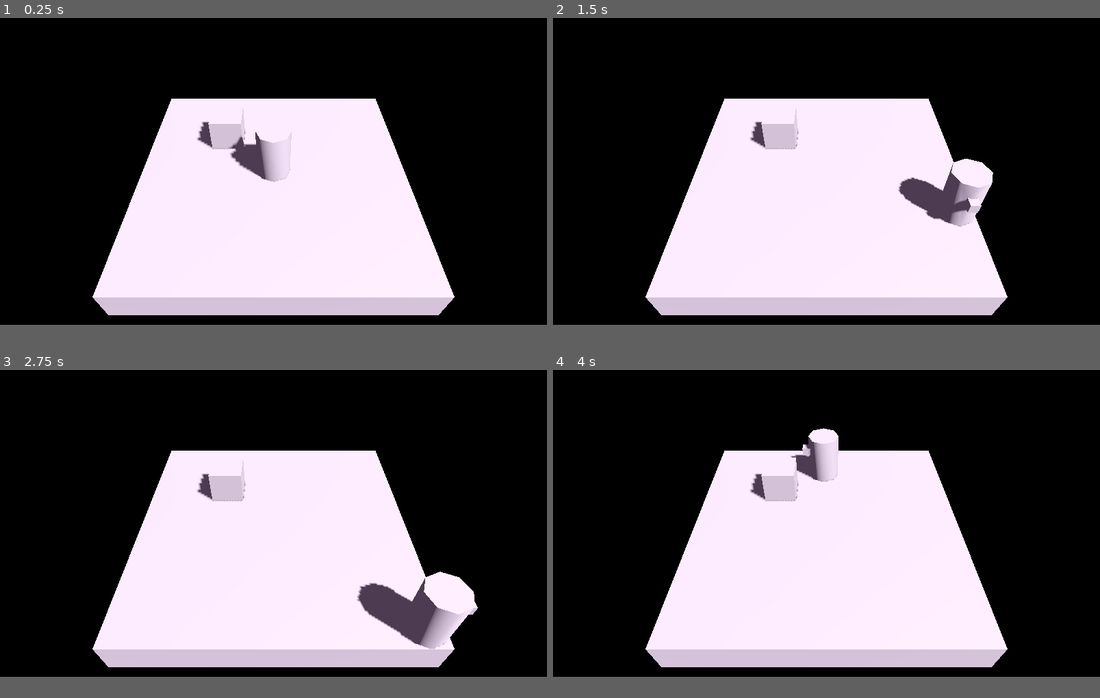
Above: before the commit, frames 1-4 (two rows, left to right).
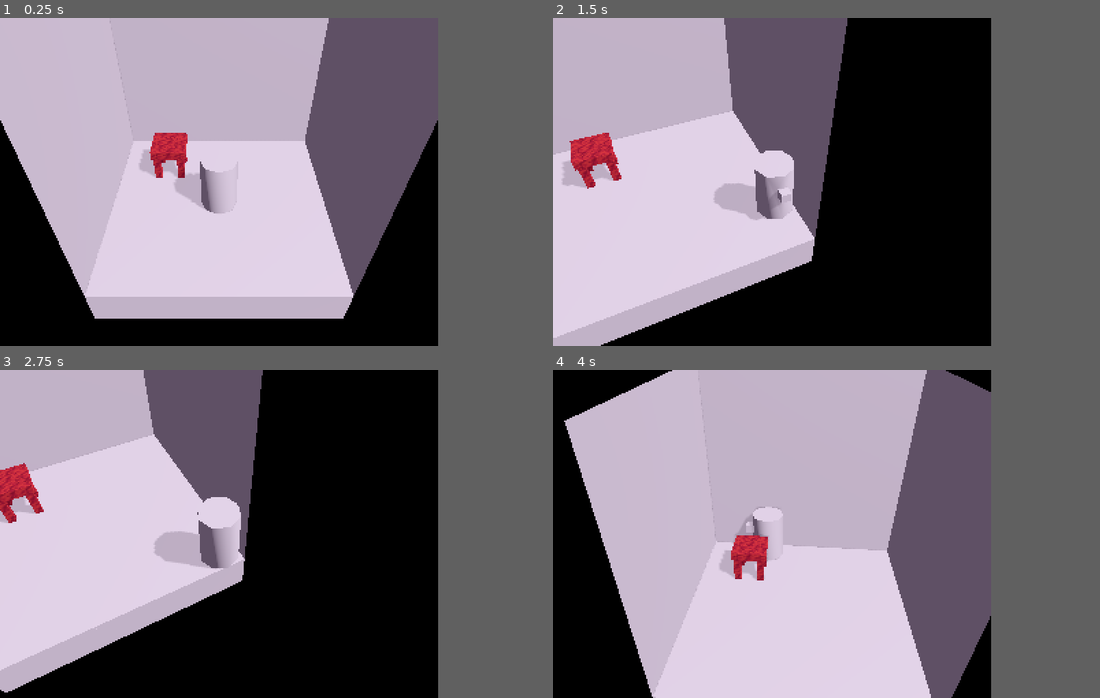
Above: after the commit, the same moments.

Repository: TaelsDaFoox/cave-gamering
Game: Godot game, scene res://world.tscn
Two runs of this game, one before a commit and one after it. Both use one fixed random seed, a clock stepped at 60 frames per second and the inputs below.
Inputs:
- Up to frame 1 (0.25 s): no input
- Up to frame 2 (1.5 s): tap Enter at 0.5 s; hold D (right) 0.53-1.28 s; tap Alt at 0.6 s; tap Space at 1.25 s; hold S (backward) from 1.28 s (still down); tap Shift at 1.35 s
- Up to frame 3 (2.75 s): tap Enter at 2 s; release S (backward) at 2.03 s; hold D (right) from 2.03 s (still down); tap Alt at 2.1 s
- Up to frame 4 (4 s): tap Space at 2.75 s; release D (right) at 2.78 s; hold W (forward) 2.78-3.53 s; tap Shift at 2.85 s; hold A (left) from 3.53 s (still down); tap Alt at 3.6 s
In our replay, the window is 799x449 before the commit and 640x480 after it. These sizes can differ from the game's own. Grey fills any space a smaller window leaves; there, only what the larger window draws over its background counts as a difference.

The runs differ from the first frame. In frame 1, 64% of the frame differs, in the area x 0-84%, y 0-92%; in frame 2, 65%; in frame 3, 63%; in frame 4, 66%, in the area x 2-84%, y 0-100%.

Commit message:
added table, revised graphics+controls
basic table model added, switched to n64 screen resolution and added arrow keys to input map

Diff:
--- /dev/null
+++ b/materials/wood.tres
@@ -0,0 +1,9 @@
+[gd_resource type="StandardMaterial3D" load_steps=2 format=3 uid="uid://b0myihekckful"]
+
+[ext_resource type="Texture2D" uid="uid://do4oasluwcb5c" path="res://textures/dirt.png" id="1_01q1h"]
+
+[resource]
+albedo_texture = ExtResource("1_01q1h")
+metallic_specular = 0.0
+uv1_scale = Vector3(1.5, 1.5, 1.5)
+uv1_triplanar = true
--- a/objects/player.gd
+++ b/objects/player.gd
@@ -5,7 +5,7 @@
 func _physics_process(delta: float) -> void:
 	var input_dir = Input.get_vector("left","right","forward","backward")
 	if input_dir:
-		model.rotation.y=-input_dir.angle()-PI/2
+		model.rotation.y=lerp_angle(model.rotation.y,-input_dir.angle()-PI/2,delta*20)
 	#input_dir = input_dir.rotated(-camera.rotation.y)
 	velocity.x=input_dir.x*move_speed
 	velocity.z=input_dir.y*move_speed
--- a/objects/player.tscn
+++ b/objects/player.tscn
@@ -3,6 +3,7 @@
 [ext_resource type="Script" uid="uid://cvkxojtn5i24h" path="res://objects/player.gd" id="1_eqqp1"]
 
 [sub_resource type="CapsuleShape3D" id="CapsuleShape3D_bxedw"]
+radius = 0.45
 height = 1.5
 
 [node name="Player" type="CharacterBody3D"]
--- /dev/null
+++ b/objects/table.tscn
@@ -0,0 +1,37 @@
+[gd_scene load_steps=3 format=3 uid="uid://de7nkc2yfqg7"]
+
+[ext_resource type="Material" uid="uid://b0myihekckful" path="res://materials/wood.tres" id="1_nf3pd"]
+
+[sub_resource type="BoxShape3D" id="BoxShape3D_dgfkv"]
+
+[node name="Table" type="Node3D"]
+
+[node name="Top" type="CSGBox3D" parent="."]
+transform = Transform3D(1, 0, 0, 0, 1, 0, 0, 0, 1, 0, 0.3736558, 0)
+size = Vector3(1, 0.25, 1)
+material = ExtResource("1_nf3pd")
+
+[node name="Leg" type="CSGBox3D" parent="."]
+transform = Transform3D(1, 0, 0, 0, 1, 0, 0, 0, 1, -0.35, -0.0116811525, 0.35)
+size = Vector3(0.2, 0.9786377, 0.2)
+material = ExtResource("1_nf3pd")
+
+[node name="Leg2" type="CSGBox3D" parent="."]
+transform = Transform3D(1, 0, 0, 0, 1, 0, 0, 0, 1, 0.35, -0.012, 0.35)
+size = Vector3(0.2, 0.9786377, 0.2)
+material = ExtResource("1_nf3pd")
+
+[node name="Leg3" type="CSGBox3D" parent="."]
+transform = Transform3D(1, 0, 0, 0, 1, 0, 0, 0, 1, -0.35, -0.0116811525, -0.35)
+size = Vector3(0.2, 0.9786377, 0.2)
+material = ExtResource("1_nf3pd")
+
+[node name="Leg4" type="CSGBox3D" parent="."]
+transform = Transform3D(1, 0, 0, 0, 1, 0, 0, 0, 1, 0.35, -0.012, -0.35)
+size = Vector3(0.2, 0.9786377, 0.2)
+material = ExtResource("1_nf3pd")
+
+[node name="StaticBody3D" type="StaticBody3D" parent="."]
+
+[node name="CollisionShape3D" type="CollisionShape3D" parent="StaticBody3D"]
+shape = SubResource("BoxShape3D_dgfkv")
--- a/project.godot
+++ b/project.godot
@@ -15,6 +15,13 @@
 config/features=PackedStringArray("4.5", "GL Compatibility")
 config/icon="res://icon.svg"
 
+[display]
+
+window/size/viewport_width=320
+window/size/viewport_height=240
+window/stretch/mode="viewport"
+window/stretch/aspect="expand"
+
 [editor_plugins]
 
 enabled=PackedStringArray("res://addons/godot_super-wakatime/plugin.cfg")
@@ -24,21 +31,25 @@
 forward={
 "deadzone": 0.2,
 "events": [Object(InputEventKey,"resource_local_to_scene":false,"resource_name":"","device":-1,"window_id":0,"alt_press …(192 unchanged characters)…
+, Object(InputEventKey,"resource_local_to_scene":false,"resource_name":"","device":-1,"window_id":0,"alt_pressed":false,"shift_pressed":false,"ctrl_pressed":false,"meta_pressed":false,"pressed":false,"keycode":0,"physical_keycode":4194320,"key_label":0,"unicode":0,"location":0,"echo":false,"script":null)
 ]
 }
 backward={
 "deadzone": 0.2,
 "events": [Object(InputEventKey,"resource_local_to_scene":false,"resource_name":"","device":-1,"window_id":0,"alt_press …(192 unchanged characters)…
+, Object(InputEventKey,"resource_local_to_scene":false,"resource_name":"","device":-1,"window_id":0,"alt_pressed":false,"shift_pressed":false,"ctrl_pressed":false,"meta_pressed":false,"pressed":false,"keycode":0,"physical_keycode":4194322,"key_label":0,"unicode":0,"location":0,"echo":false,"script":null)
 ]
 }
 right={
 "deadzone": 0.2,
 "events": [Object(InputEventKey,"resource_local_to_scene":false,"resource_name":"","device":-1,"window_id":0,"alt_press …(192 unchanged characters)…
+, Object(InputEventKey,"resource_local_to_scene":false,"resource_name":"","device":-1,"window_id":0,"alt_pressed":false,"shift_pressed":false,"ctrl_pressed":false,"meta_pressed":false,"pressed":false,"keycode":0,"physical_keycode":4194321,"key_label":0,"unicode":0,"location":0,"echo":false,"script":null)
 ]
 }
 left={
 "deadzone": 0.2,
 "events": [Object(InputEventKey,"resource_local_to_scene":false,"resource_name":"","device":-1,"window_id":0,"alt_press …(191 unchanged characters)…
+, Object(InputEventKey,"resource_local_to_scene":false,"resource_name":"","device":-1,"window_id":0,"alt_pressed":false,"shift_pressed":false,"ctrl_pressed":false,"meta_pressed":false,"pressed":false,"keycode":0,"physical_keycode":4194319,"key_label":0,"unicode":0,"location":0,"echo":false,"script":null)
 ]
 }
 "lock mouse"={
--- /dev/null
+++ b/room_camera.gd
@@ -0,0 +1,6 @@
+extends Camera3D
+@export var player: CharacterBody3D
+
+func _physics_process(delta: float) -> void:
+	if player:
+		look_at(player.position)
--- a/world.tscn
+++ b/world.tscn
@@ -1,6 +1,8 @@
-[gd_scene load_steps=6 format=3 uid="uid://cu4ywlpmfajie"]
+[gd_scene load_steps=8 format=3 uid="uid://cu4ywlpmfajie"]
 
 [ext_resource type="PackedScene" uid="uid://dqams5il2w21v" path="res://objects/player.tscn" id="1_f3sb7"]
+[ext_resource type="PackedScene" uid="uid://de7nkc2yfqg7" path="res://objects/table.tscn" id="1_fj7yv"]
+[ext_resource type="Script" uid="uid://blyueoicdirdy" path="res://room_camera.gd" id="2_tlwt5"]
 
 [sub_resource type="ProceduralSkyMaterial" id="ProceduralSkyMaterial_fj7yv"]
 
@@ -11,29 +13,41 @@
 background_mode = 1
 sky = SubResource("Sky_tlwt5")
 ambient_light_source = 2
-ambient_light_color = Color(0.5658396, 0.44830596, 0.60263455, 1)
+ambient_light_color = Color(0.7044387, 0.59794587, 0.7437744, 1)
 
 [sub_resource type="BoxShape3D" id="BoxShape3D_f3sb7"]
 size = Vector3(1, 6, 8)
 
 [node name="World" type="Node3D"]
 
+[node name="Table" parent="." instance=ExtResource("1_fj7yv")]
+transform = Transform3D(1, 0, 0, 0, 1, 0, 0, 0, 1, -1.5, 1, -1.5)
+
 [node name="Floor" type="CSGBox3D" parent="."]
 use_collision = true
-size = Vector3(8, 1, 8)
+size = Vector3(6, 1, 6)
+
+[node name="Walls" type="CSGBox3D" parent="."]
+transform = Transform3D(1, 0, 0, 0, 1, 0, 0, 0, 1, 0, 3.4, 0)
+use_collision = true
+flip_faces = true
+size = Vector3(6, 6, 6)
 
 [node name="WorldEnvironment" type="WorldEnvironment" parent="."]
 environment = SubResource("Environment_aqk2v")
 
 [node name="DirectionalLight3D" type="DirectionalLight3D" parent="WorldEnvironment"]
 transform = Transform3D(0.86832005, -9.5218296e-05, 0.49600437, -0.43510157, 0.4799548, 0.761794, -0.23813221, -0.8772933, 0.41671294, 0, 0, 0)
-light_energy = 2.0
 shadow_enabled = true
+shadow_opacity = 0.5
+shadow_blur = 0.0
 
-[node name="Camera3D" type="Camera3D" parent="."]
+[node name="Camera3D" type="Camera3D" parent="." node_paths=PackedStringArray("player")]
 transform = Transform3D(1, 0, 0, 0, 0.7071068, 0.70710677, 0, -0.70710677, 0.7071068, 0, 7.6173015, 7.1798096)
 current = true
 fov = 50.0
+script = ExtResource("2_tlwt5")
+player = NodePath("../Player")
 
 [node name="Player" parent="." instance=ExtResource("1_f3sb7")]
 transform = Transform3D(1, 0, 0, 0, 1, 0, 0, 0, 1, 0, 1.2155097, 0)
@@ -41,21 +55,17 @@
 [node name="StaticBody3D" type="StaticBody3D" parent="."]
 
 [node name="CollisionShape3D" type="CollisionShape3D" parent="StaticBody3D"]
-transform = Transform3D(1, 0, 0, 0, 1, 0, 0, 0, 1, -4.5, 2.5, 0)
+transform = Transform3D(1, 0, 0, 0, 1, 0, 0, 0, 1, -3.5, 2.5, 0)
 shape = SubResource("BoxShape3D_f3sb7")
 
 [node name="CollisionShape3D2" type="CollisionShape3D" parent="StaticBody3D"]
-transform = Transform3D(1, 0, 0, 0, 1, 0, 0, 0, 1, 4.5, 2.5, 0)
+transform = Transform3D(1, 0, 0, 0, 1, 0, 0, 0, 1, 3.5, 2.5, 0)
 shape = SubResource("BoxShape3D_f3sb7")
 
 [node name="CollisionShape3D3" type="CollisionShape3D" parent="StaticBody3D"]
-transform = Transform3D(-4.371139e-08, 0, -1, 0, 1, 0, 1, 0, -4.371139e-08, 1.9670125e-07, 2.5, -4.5)
+transform = Transform3D(-4.371139e-08, 0, -1, 0, 1, 0, 1, 0, -4.371139e-08, 1.9670125e-07, 2.5, -3.5)
 shape = SubResource("BoxShape3D_f3sb7")
 
 [node name="CollisionShape3D4" type="CollisionShape3D" parent="StaticBody3D"]
-transform = Transform3D(-4.371139e-08, 0, -1, 0, 1, 0, 1, 0, -4.371139e-08, -1.9670125e-07, 2.5, 4.5)
+transform = Transform3D(-4.371139e-08, 0, -1, 0, 1, 0, 1, 0, -4.371139e-08, -1.9670125e-07, 2.5, 3.5)
 shape = SubResource("BoxShape3D_f3sb7")
-
-[node name="CSGBox3D" type="CSGBox3D" parent="."]
-transform = Transform3D(1, 0, 0, 0, 1, 0, 0, 0, 1, -1.5, 1, -1.5)
-use_collision = true
Not shown, added: room_camera.gd.uid
